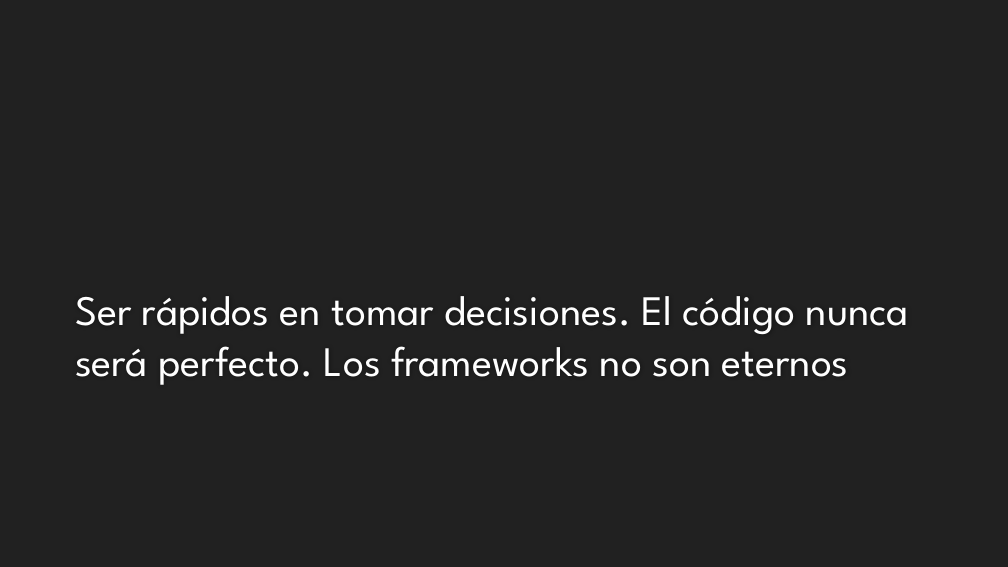
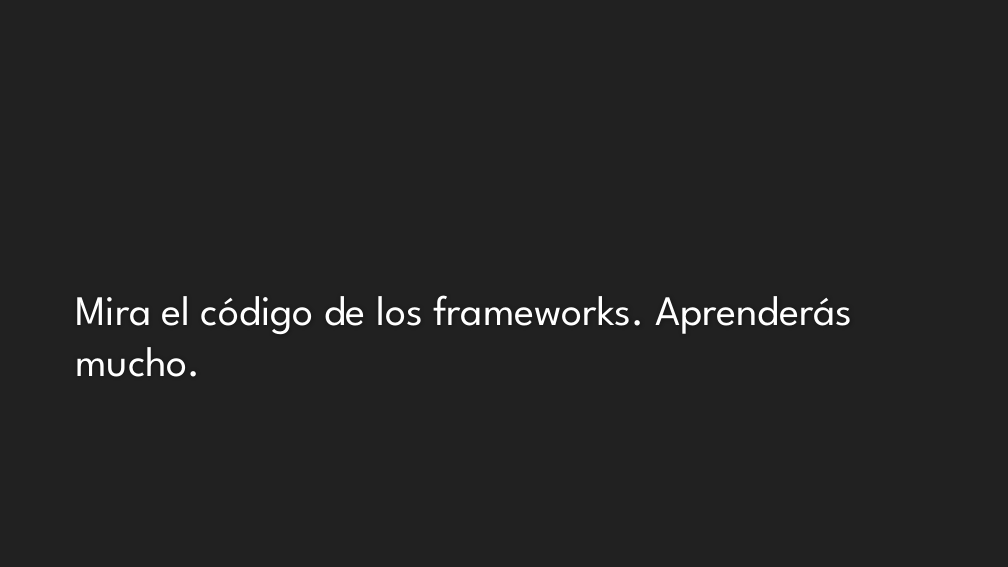
Before and after one commit to Jviejo/frontent, a slide deck: slide 8 of doc/20 años haciendo web.pptx (slide 9 before the commit). Drawn at 1008x567 pixels with LibreOffice and Linux fonts; fonts in the diff are those of the drawing; background and template pictures are left out. Boxes give left, top, right and bottom in pixels: in the first picture for what was removed or moved away, otherwise in the second. Text is boxed around its words. In the diff, an @@ line names an element or a change of style, - is before the commit and + after.

```diff
--- a/doc/20 años haciendo web.pptx
+++ b/doc/20 años haciendo web.pptx
@@ text at [75,295,852,377]: text changed @@
-Ser rápidos en tomar decisiones. El código nunca será perfecto. Los frameworks no son eternos
+Mira el código de los frameworks. Aprenderás mucho.
```
Also in this commit, not shown: 1 other slide changed, 1 slide added, 1 slide removed, 2 other files.
